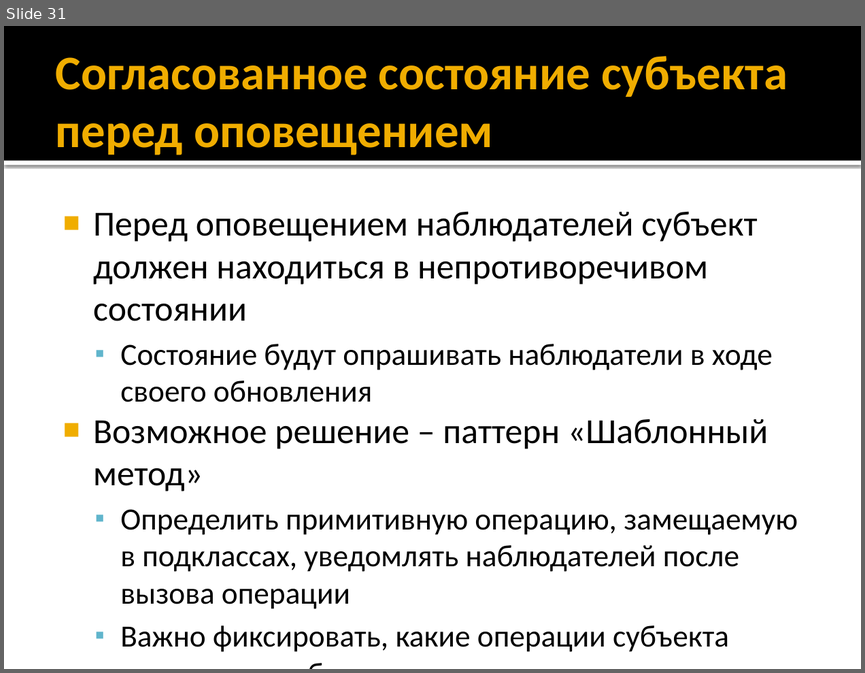
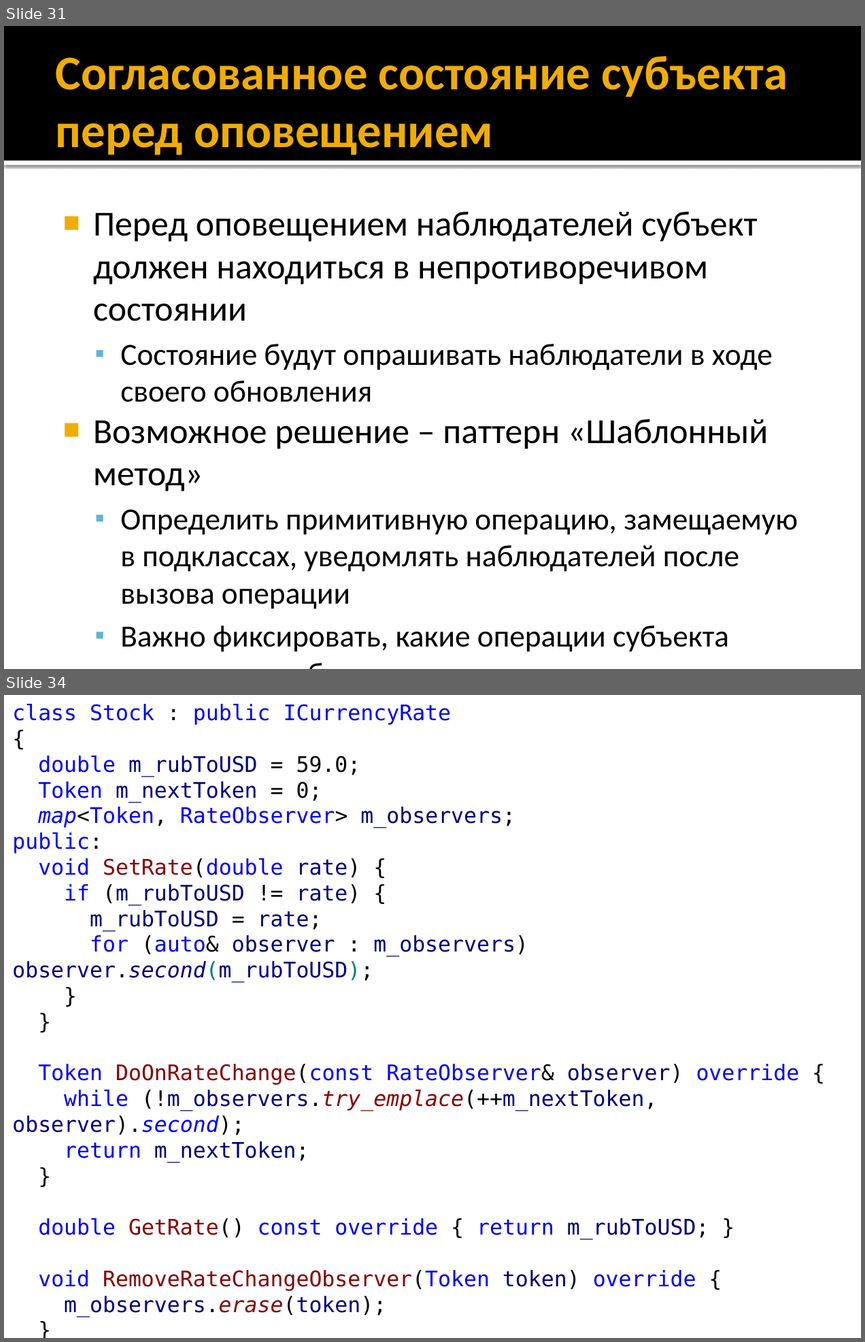
Before and after one commit to iv-sergius/ood, a slide deck: lectures/02.observer/observer.pptx. Shown one above the other, each under a label of ours: slide 31 before the commit, slides 31 and 34 after it; the slides between them are not shown. The pictures are 865x673 and 865x1342 pixels, drawn with LibreOffice and Linux fonts; fonts in the diff are those of the drawing. Boxes give left, top, right and bottom in pixels: in the first picture for what was removed or moved away, otherwise in the second. Text is boxed around its words. In the diff, an @@ line names an element or a change of style, - is before the commit and + after.

```diff
--- a/lectures/02.observer/observer.pptx
+++ b/lectures/02.observer/observer.pptx
@@ slide 34 added at <box>4,695,861,1338</box>, background #FFFFFF @@
@@ text added at <box>12,704,800,1317</box>, 18 pt, text #000080 @@
+class Stock : public ICurrencyRate
+{
+double m_rubToUSD = 59.0;
+Token m_nextToken = 0;
+map<Token, RateObserver> m_observers;
+public:
+void SetRate(double rate) {
+if (m_rubToUSD != rate) {
+m_rubToUSD = rate;
+for (auto& observer : m_observers) observer.second(m_rubToUSD);
+}
+}
+Token DoOnRateChange(const RateObserver& observer) override {
+while (!m_observers.try_emplace(++m_nextToken, observer).second);
+return m_nextToken;
+}
+double GetRate() const override { return m_rubToUSD; }
+void RemoveRateChangeObserver(Token token) override {
+m_observers.erase(token);
+}
+};
```
Also in this commit, not shown: 8 slides changed, 4 other slides added, 4 other files.
